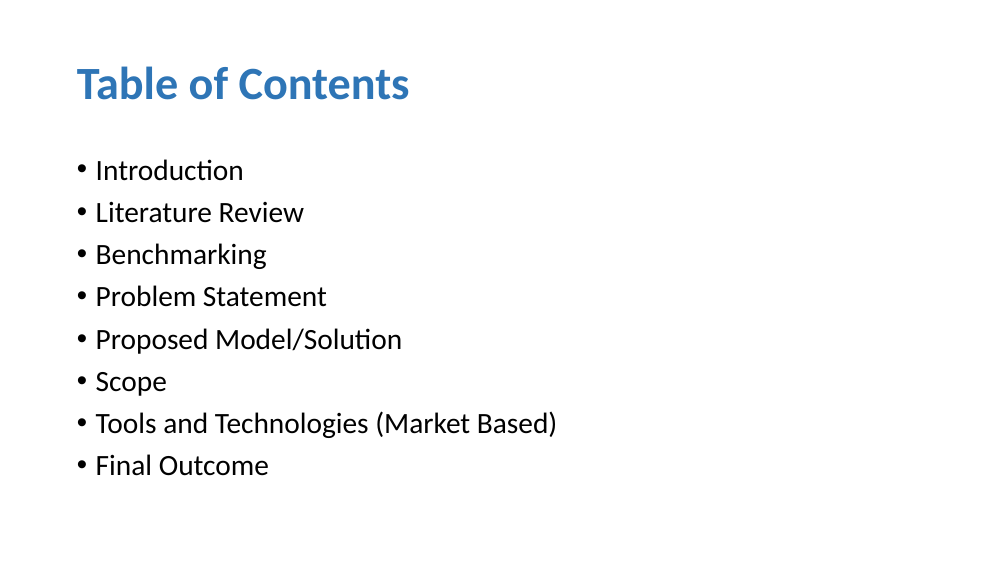
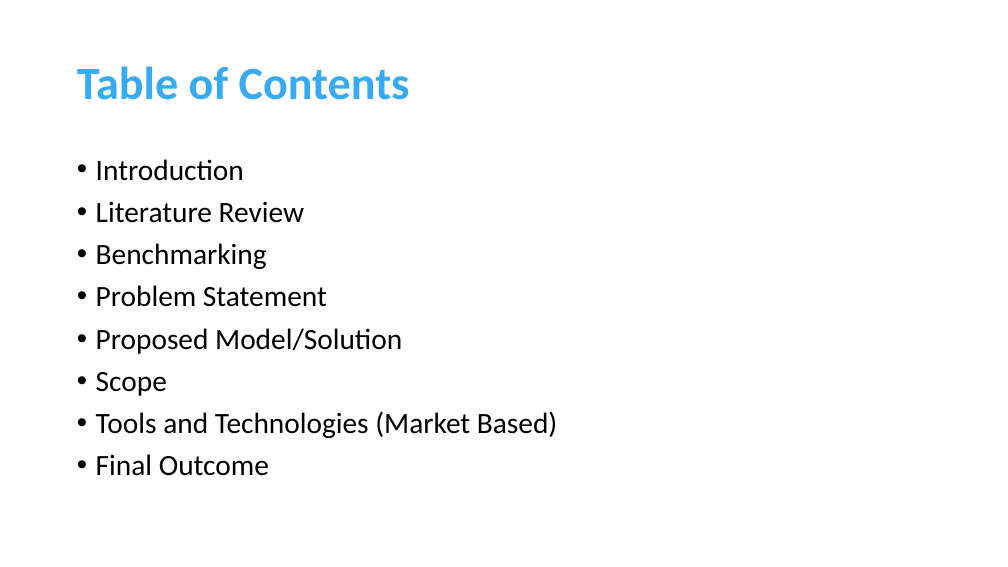
Before and after one commit to muhammadahsanmirza/fyp-constituency-connect, a slide deck: slide 2 of 4- Idea Evaluation/Idea Evaluation Slides (Filled).pptx. Drawn at 1008x567 pixels with LibreOffice and Linux fonts; fonts in the diff are those of the drawing. Boxes give left, top, right and bottom in pixels: in the first picture for what was removed or moved away, otherwise in the second. Text is boxed around its words. In the diff, an @@ line names an element or a change of style, - is before the commit and + after.

```diff
--- a/4- Idea Evaluation/Idea Evaluation Slides (Filled).pptx
+++ b/4- Idea Evaluation/Idea Evaluation Slides (Filled).pptx
@@ title "Table of Contents" at <box>77,66,410,100</box>: text colour #2E75B6 to #36ABF3 @@
```
Also in this commit, not shown: 1 other slide changed, 7 slides added.
